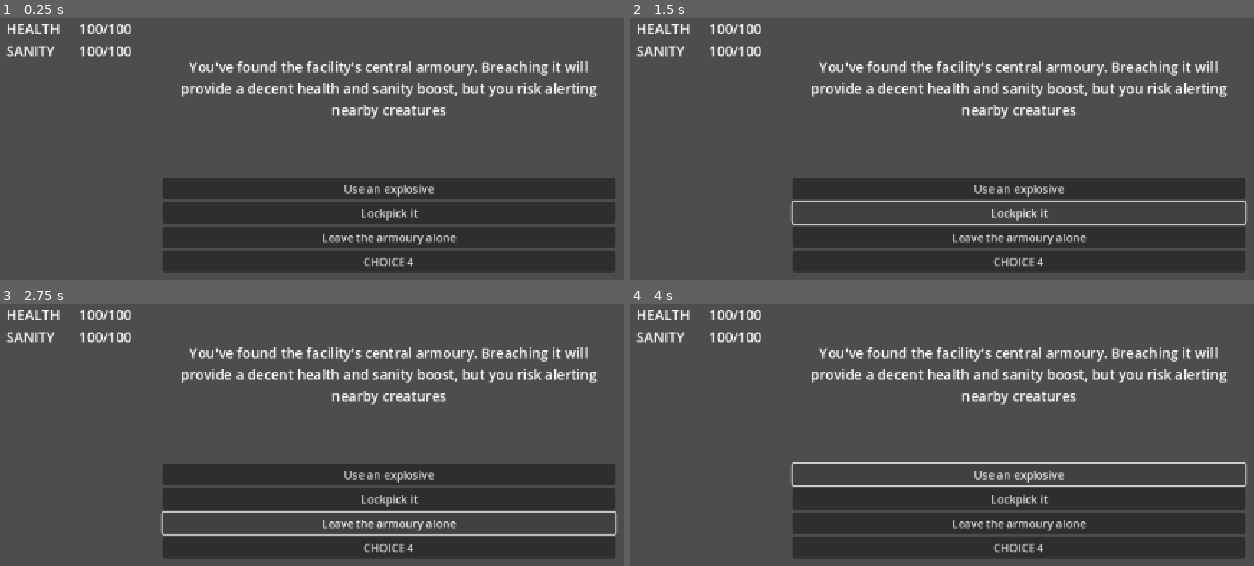
Above: before the commit, frames 1-4 (two rows, left to right).
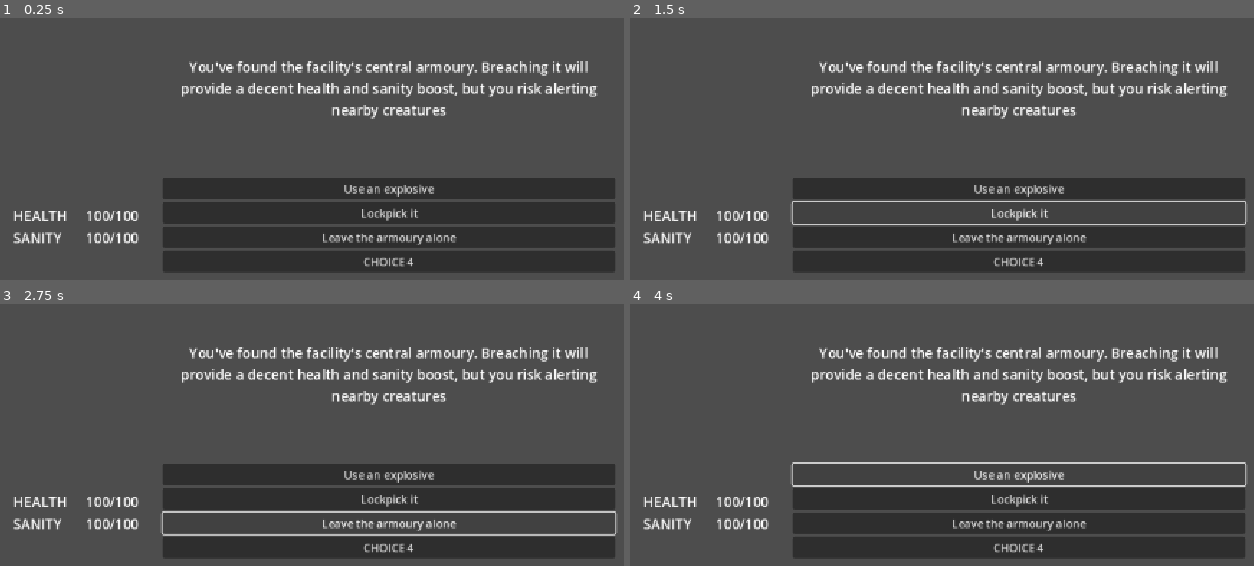
Above: after the commit, the same moments.

Repository: AAP-01/SCP-Field-prototype-II-
Game: Godot game, scene res://Scenes/main_game.tscn
Same seed, same stepped clock (60 frames per second), same inputs: the game is played once before the commit and once after it.
Inputs:
- Up to frame 1 (0.25 s): no input
- Up to frame 2 (1.5 s): click "Use an explosive" at 0.5 s; click "Lockpick it" at 1.25 s
- Up to frame 3 (2.75 s): click "Leave the armoury alone" at 2 s
- Up to frame 4 (4 s): click "CHOICE 4" at 2.75 s; click "Use an explosive" at 3.5 s

The runs differ from the first frame. In frame 1, 1.6% of the frame differs, in the area x 0-23%, y 2-87%; in frame 2, 1.6%; in frame 3, 1.6%; in frame 4, 1.6%.
Error before the commit: Invalid access of index '3' on a base object of type: 'Array[MultipleChoiceData]'. (res://Scripts/event_manager.gd:57)
Error after the commit: Invalid access of index '3' on a base object of type: 'Array[MultipleChoiceData]'. (res://Scripts/event_manager.gd:54)

Commit message:
Added a game over screen that tells if the player won or lost

Diff:
--- a/Events/event_investigate_figure.tres
+++ b/Events/event_investigate_figure.tres
@@ -20,6 +20,7 @@
 [sub_resource type="Resource" id="Resource_8ayh7"]
 script = ExtResource("1_xmmc3")
 choice_text = "Investigate"
+success_rate = 50
 outcomes = Array[ExtResource("2_vgtog")]([SubResource("Resource_cc75q"), SubResource("Resource_pd37v")])
 metadata/_custom_type_script = "uid://0m74norco0wn"
 
--- /dev/null
+++ b/Scenes/game_over.tscn
@@ -0,0 +1,46 @@
+[gd_scene load_steps=2 format=3 uid="uid://dekgmajhd7kpu"]
+
+[ext_resource type="Script" uid="uid://dc0mvlhr1d5x3" path="res://Scripts/game_over.gd" id="1_ojehl"]
+
+[node name="Control" type="Control"]
+layout_mode = 3
+anchors_preset = 15
+anchor_right = 1.0
+anchor_bottom = 1.0
+grow_horizontal = 2
+grow_vertical = 2
+script = ExtResource("1_ojehl")
+
+[node name="Restart" type="Button" parent="."]
+layout_mode = 1
+anchors_preset = -1
+anchor_left = 0.41300002
+anchor_top = 0.61700004
+anchor_right = 0.587
+anchor_bottom = 0.772
+offset_left = 0.2239685
+offset_top = 0.18395996
+offset_right = -0.22399902
+offset_bottom = -25.256012
+text = "Restart"
+
+[node name="Game Over Text" type="Label" parent="."]
+custom_minimum_size = Vector2(100, 100)
+layout_mode = 1
+anchors_preset = -1
+anchor_left = 0.411
+anchor_top = 0.423
+anchor_right = 0.58900005
+anchor_bottom = 0.577
+offset_left = 20.527985
+offset_top = -0.104003906
+offset_right = -20.528076
+offset_bottom = 0.10397339
+grow_horizontal = 2
+grow_vertical = 2
+theme_override_font_sizes/font_size = 20
+text = "INSERT CONCLUSION"
+horizontal_alignment = 1
+vertical_alignment = 1
+
+[connection signal="pressed" from="Restart" to="." method="_on_restart_pressed"]
--- a/Scenes/main_game.tscn
+++ b/Scenes/main_game.tscn
@@ -14,14 +14,14 @@
 [node name="Stat Bars" type="VBoxContainer" parent="."]
 layout_mode = 1
 anchors_preset = -1
-anchor_left = 0.022000002
-anchor_top = 0.193
-anchor_right = 0.179
-anchor_bottom = 0.28500003
-offset_left = -0.34400177
-offset_top = -0.06400299
-offset_right = -0.20800781
-offset_bottom = 0.3199768
+anchor_left = 0.030000001
+anchor_top = 0.60800004
+anchor_right = 0.187
+anchor_bottom = 0.70100003
+offset_left = 0.43999863
+offset_top = 0.015960693
+offset_right = 0.57598877
+offset_bottom = -0.24801636
 theme_override_constants/separation = 4
 
 [node name="Health" type="HBoxContainer" parent="Stat Bars"]
--- a/Scripts/event_manager.gd
+++ b/Scripts/event_manager.gd
@@ -1,11 +1,8 @@
 extends Node
 class_name EventManager
 
-signal button_pressed
-
 @onready var event_text: Label = $"../../Event/Event Text"
-static var event : Resource
-static var selected_choice : Resource
+var event : Resource
 var choice_buttons : Array[Button]
 
 signal choice_selected(outcome : Resource)
@@ -63,7 +60,7 @@
 
 		# Calculating the success rate
 		var success_rate = event.choices[index].success_rate - event.difficulty
-		var player_stats = (PlayerManager.health + PlayerManager.sanity) / 2
+		var player_stats = (PlayerManager.health + PlayerManager.sanity) / 2.00
 		var final_success_rate = (success_rate + player_stats) / 2
 		final_success_rate = clamp(final_success_rate, 0, 100)
 
--- /dev/null
+++ b/Scripts/game_over.gd
@@ -0,0 +1,15 @@
+extends Control
+class_name GameOver
+
+@onready var restart: Button = $Restart
+@onready var game_over_text: Label = $"Game Over Text"
+
+func _ready() -> void:
+	if PlayerManager.health == 0:
+		game_over_text.text = "You died"
+	elif PlayerManager.advancement >= 20:
+		game_over_text.text = "Mission success"
+
+func _on_restart_pressed() -> void:
+	PlayerManager.reset_data()
+	get_tree().change_scene_to_file("res://Scenes/main_game.tscn")
--- a/Scripts/player_manager.gd
+++ b/Scripts/player_manager.gd
@@ -5,16 +5,16 @@
 static var sanity = 100
 static var advancement = 0
 
-func change_stats() -> void:
-	pass
+static func reset_data() -> void:
+	health = 100
+	sanity = 100
+	advancement = 0
 
 func _on_event_manager_choice_selected(outcome: Resource) -> void:
 	health += outcome.health_change
 	health = clamp(health, 0, 100)
-
 	sanity += outcome.sanity_change
 	sanity = clamp(sanity, 0, 100)
-
 	advancement += outcome.advancement
 
 	print("	Health change: " + str(outcome.health_change) + ", Current health: " + str(health))
@@ -24,7 +24,7 @@
 
 	# Send to game over
 	if health <= 0:
-		pass
+		get_tree().change_scene_to_file("res://Scenes/game_over.tscn")
 
 	# Weaken success rate
 	if sanity <= 0:
@@ -32,4 +32,4 @@
 
 	# Hit the number to win
 	if advancement >= 20:	# Set the number to change the length of a game
-		pass
+		get_tree().change_scene_to_file("res://Scenes/game_over.tscn")
Not shown, added: Scripts/game_over.gd.uid
